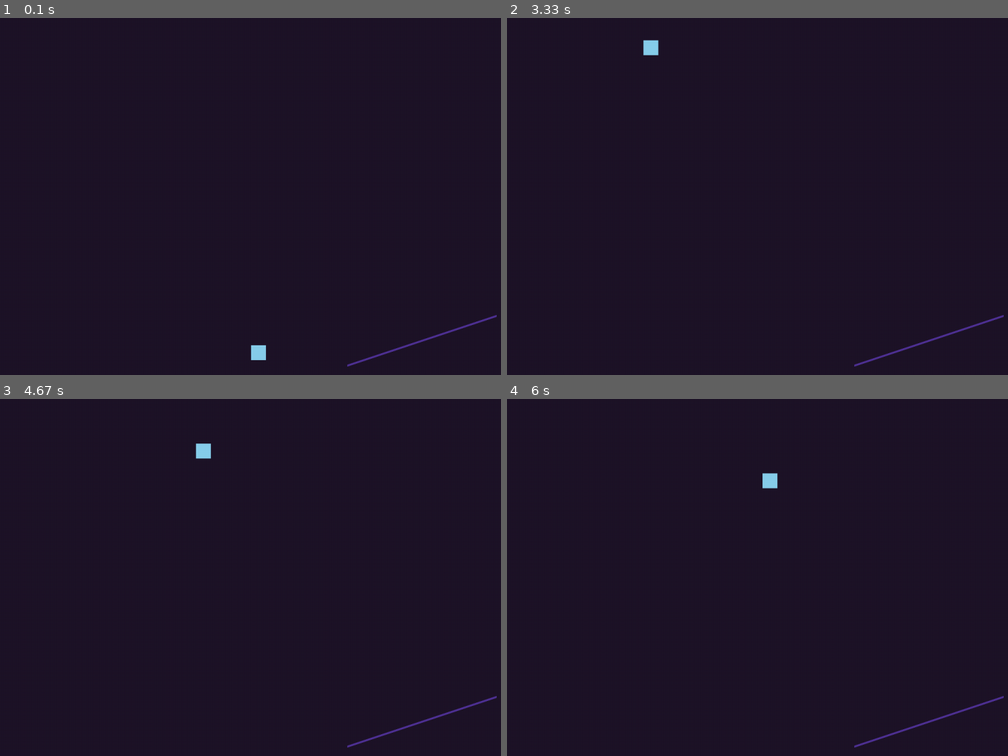
Above: before the commit, frames 1-4 (two rows, left to right).
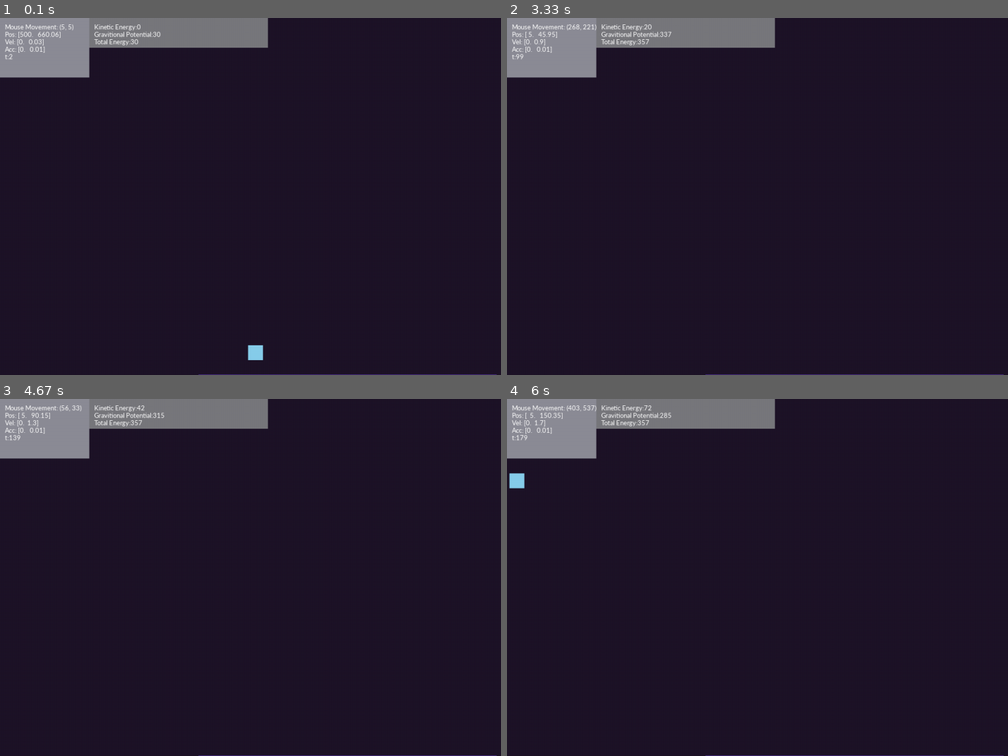
Above: after the commit, the same moments.

Repository: JedSkilling/ProtoRenderer
Game: pygame game, started from Code/Collision Experimentation/main2.py
Two runs of this game, one before a commit and one after it. Both use one fixed random seed, a clock stepped at 60 frames per second and the inputs below.
Inputs (mouse positions are in pixels of both pictures, inside the frame that each line leads up to):
- Up to frame 1 (0.1 s): no input
- Up to frame 2 (3.33 s): hold R 0.33-0.8 s; move the mouse to (802, 210) at 0.37 s; click (627, 278) at 0.88 s; click (outside the picture) at 1.22 s; click (672, 125) at 1.55 s; click (532, 50) at 1.88 s, where only the run after the commit has a clickable "Acc: [0. 0.01]"; click (732, 121) at 2.22 s; click (outside the picture) at 2.55 s; click (617, 232) at 2.88 s; click (637, 128) at 3.22 s
- Up to frame 3 (4.67 s): click (170, 638) at 3.55 s; click (outside the picture) at 3.88 s; click (125, 709) at 4.22 s; click (25, 416) at 4.55 s, where only the run after the commit has a clickable "Pos: [ 5. 85.01]"
- Up to frame 4 (6 s): click (857, 677) at 4.88 s; click (702, 491) at 5.25 s; click (707, 666) at 5.72 s

The runs differ from the first frame. In frame 1, 6.3% of the frame differs, in the area x 0-100%, y 0-100%; in frame 2, 6.4%; in frame 3, 6.4%; in frame 4, 6.6%.

Commit message:
Cleaned up code, and added improved reaction force Added restitution, proper normal force (reverse acceleration)

Diff:
--- a/Code/Collision Experimentation/main2.py
+++ b/Code/Collision Experimentation/main2.py
@@ -38,15 +38,16 @@
         self.vel[1] = impulse[1]/self.mass + self.vel[1]
 
     def checkIntersection(self, testLine):
-        xyVals = [self.pos[0], self.pos[0] + self.width, self.pos[1], self.pos[1] + self.height]
-        #colliding = False
-        xVals = xyVals[:2]
-        yVals = xyVals[2:]
-        print(f"yVals: {yVals}")
+
+        #   The top left and top right corners of the box
+        xVals = [self.pos[0], self.pos[0] + self.width]
+        yVals = [self.pos[1], self.pos[1] + self.height]
+
         #   Check rightmost edge for collision
-        #   x = self.pos[0] + width
         collX = False
         collY = False
+
+        #   Setting up variables for calculation
         x = self.pos[0] + self.width
         a = testLine.normal[0]
         b = testLine.normal[1]
@@ -56,51 +57,50 @@
 
         for x in xVals:
             yIntercept = -(a/b) * (x - x_1) + y_1
-            if((0 < yIntercept - self.pos[1] and yIntercept - self.pos[1] < self.height) and (0 < x - x_1 and x - x_1 < (x_2-x_1))):
+            #   First check is if if the y intercept falls in the y bounds of the collision, second check checks if the initial x values fall in x bounds of collision
+            relativeYPos = yIntercept - self.pos[1]
+            relativeXPos = x - x_1
+            if((0 < relativeYPos and relativeYPos < self.height) and (0 < relativeXPos and relativeXPos < (x_2-x_1))):
                 print("Colliding with x edge")
                 collX = True
 
         for y in yVals:
             xIntercept = -(b/a) * (y - y_1) + x_1
-            if((0 < xIntercept - self.pos[0] and xIntercept - self.pos[0] < self.width) and (0 < y - min(y_1, y_2) and (y - min(y_1, y_2)) < abs(y_2 - y_1))):
+            relativeXPos = xIntercept - self.pos[0]
+            relativeYPos = y - min(y_1, y_2)
+            if((0 < relativeXPos and relativeXPos < self.width) and (0 < relativeYPos and relativeYPos < abs(y_2 - y_1))):
                 print("Colliding with y edge")
                 collY = True
 
 
-
-
-
         print("Coll check finished")
         if(collX or collY):
-            self.color = np.array((200, 40, 40))
-            self.applyForce(testLine.getForceVector())
+            self.actionOnIntersection(testLine)
         else:
             self.color = np.array((135, 206, 235))
-        #print(x, yIntercept, self.pos[1])
-
-
-        '''
-        collX = False
-        collY = False
-        for i in range(4):
-            checkingVal = xyVals[i]
-            if(i < 2):
-                if(checkingVal > min(testLine.v1[0], testLine.v2[0]) and checkingVal < max(testLine.v1[0], testLine.v2[0])):
-                    newy = (testLine.normal[0]/testLine.normal[1])*(testLine.v1[0] - checkingVal) + testLine.v1[1]
-                    if(newy > self.pos[1] and newy < self.pos[1] + height):
-                        print(checkingVal)
-                        collX = True
-            else:
-                if(checkingVal > min(testLine.v1[1], testLine.v2[1]) and checkingVal < max(testLine.v1[1], testLine.v2[1])):
-                    newx = (testLine.normal[1]/testLine.normal[0])*(testLine.v1[1] - checkingVal) + testLine.v1[0]
-                    if(newx > self.pos[0] and newx < self.pos[0] + width):
-                        print(checkingVal)
-                        collY = True
-        if(collX and collY):
-            self.color = np.array((200, 40, 40))
+
+    def actionOnIntersection(self, testLine):
+        self.color = np.array((200, 40, 40))
+
+        if(dot(self.vel, testLine.normal) > 0):
+            currentRestitionVal = (1-testLine.D)
         else:
-            self.color = np.array((135, 206, 235))
-        '''
+            currentRestitionVal = 1
+
+        self.applyForce(currentRestitionVal * testLine.getForceVector())
+        self.vel -= self.acc * currentRestitionVal
+
+    def getKE(self):
+        KE = 1/2 * self.mass * magnitude(self.vel)**2
+        return KE
+
+
+    def getGPE(self):
+        GPE = self.mass * gravityStrength * (screenHeight - self.pos[1])
+        return GPE
+
+
+
 
 class line:
     def __init__(self, v1, v2, k, D, width = 4 ) -> None: #   v1,v2 are numpy arrays, k is stiffness, D is dampening
@@ -165,7 +165,7 @@
 #   Variables
 background_color = np.array((30, 20, 40))
 
-
+gravityStrength = 0.01
 
 
 
@@ -182,9 +182,12 @@
 
 clock = pygame.time.Clock()
 
-motionInfo = [np.array((500, 660), float), np.array((2, 0), float),  np.array((0, 0.01), float)]
+allLines = []
+
+motionInfo = [np.array((500, 660), float), np.array((0, 0), float),  np.array((0, 0.01), float)]
 mainBox = box(motionInfo)
-mainLine = line(np.array((700, 700)), np.array((1000, 600)), 1, 0)
+line01 = line(np.array((400, screenHeight)), np.array((1000, screenHeight)), 10, 0.5)
+allLines.append(line01)
 
 t=0
 running = True
@@ -200,24 +203,80 @@
                 running = False
             if event.key == pygame.K_r:
                 mainBox.pos = np.array(mouse, float)
-                mainBox.vel = np.array((3, 0), float)
-
+                mainBox.vel = np.array((0, 0), float)
 
 
     mainBox.updatePos()
 
-    mainBox.checkIntersection(mainLine)
-
-    mainLine.drawSelf()
+    for singleLine in allLines:
+        mainBox.checkIntersection(singleLine)
+
+
+
+
+
+
+    for singleLine in allLines:
+        singleLine.drawSelf()
 
     mainBox.drawSelf()
 
-
-
-
-
-
+    # region : Writing Info To Screen
+    smallfont = pygame.font.SysFont('Corbel',15)
+
+    mouseInfo = f"Mouse Movement: {mouse}"
+    boxPos = f"Pos: {mainBox.pos}"
+    boxVel = f"Vel: {mainBox.vel}"
+    boxAcc = f"Acc: {mainBox.acc}"
+    timeInfo = f"t:{t}"
+    KE = round(mainBox.getKE()) #   These are rounded, avoid doing calculations with them
+    GPE = round(mainBox.getGPE())
+    boxKE = f"Kinetic Energy:{KE}"
+    boxGPE = f"Gravitional Potential:{GPE}"
+    boxTotalEnergy = f"Total Energy:{KE+GPE}"
+
+
+
+    mouseText = smallfont.render(mouseInfo, True , (255,255,255))
+    camPosText = smallfont.render(boxPos, True, (255, 255, 255))
+    camVelText = smallfont.render(boxVel, True, (255, 255, 255))
+    camAccText = smallfont.render(boxAcc, True, (255, 255, 255))
+
+    boxKEText = smallfont.render(boxKE, True, (255, 255, 255))
+    boxGPEText = smallfont.render(boxGPE, True, (255, 255, 255))
+    boxTotalEnergyText = smallfont.render(boxTotalEnergy, True, (255, 255, 255))
+    timeText = smallfont.render(timeInfo, True , (255,255,255))
+    # endregion
+
+    #   Game blits
     screen.blit(surface_main, (0, 0))
+
+
+
+    # region : Info blits
+
+    pygame.draw.rect(screen,(140,140,150),[0,0,180,120])
+    firstColumn = 10
+    screen.blit(mouseText, (firstColumn,10))
+    screen.blit(camPosText, (firstColumn, 25))
+    screen.blit(camVelText, (firstColumn, 40))
+    screen.blit(camAccText, (firstColumn, 55))
+    screen.blit(timeText, (firstColumn, 70))
+
+    pygame.draw.rect(screen,(120,120,125),[180,0,360,60])
+    secondColumn = 190
+    screen.blit(boxKEText, (secondColumn, 10))
+    screen.blit(boxGPEText, (secondColumn, 25))
+    screen.blit(boxTotalEnergyText, (secondColumn, 40))
+
+
+
+    # endregion
+
+
+
+
+
 
     pygame.display.update()
     clock.tick(30)
